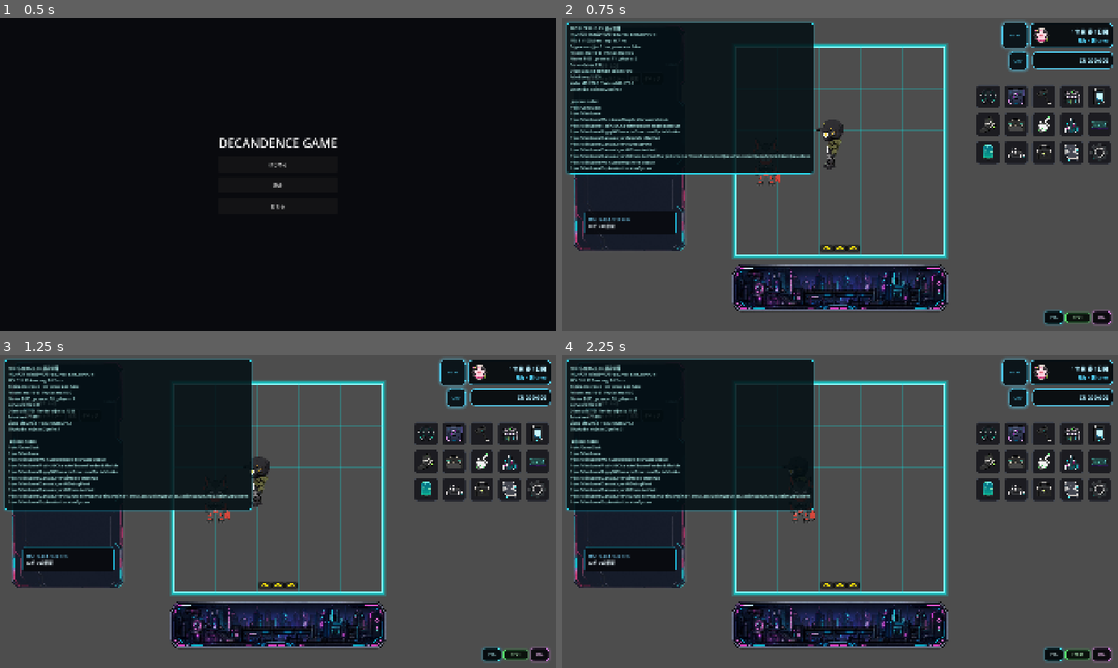
Above: before the commit, frames 1-4 (two rows, left to right).
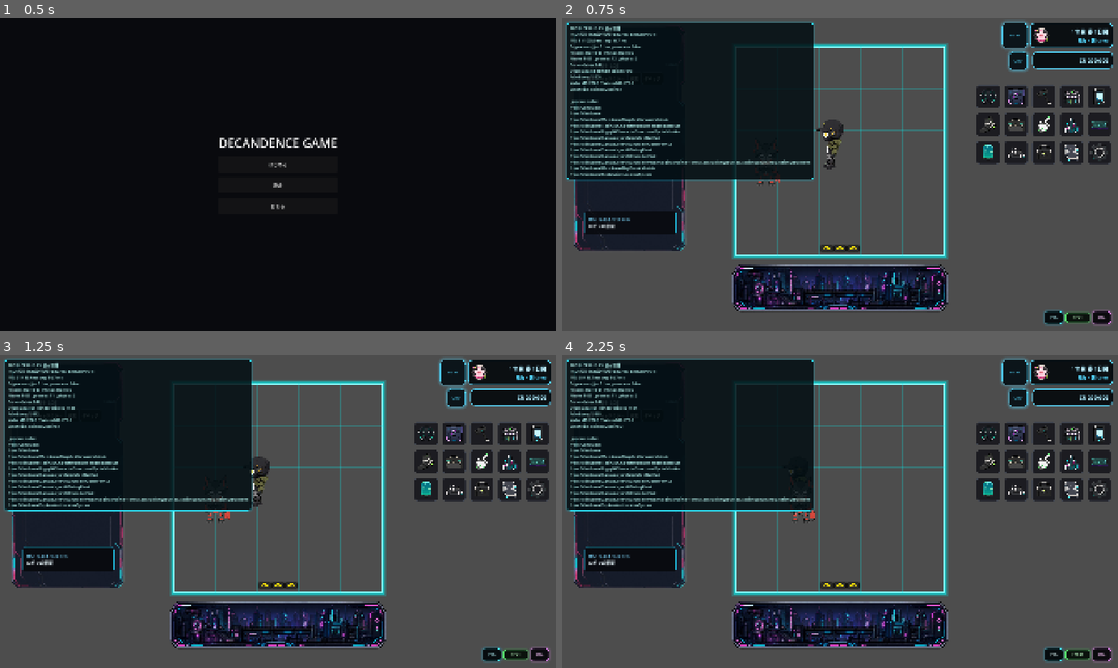
Above: after the commit, the same moments.

Repository: grimoire1089-coder/optimistic
Game: Godot game, scene res://Scenes/Boot/TitleScene.tscn
The game is run twice, just before and just after one commit, with the same random seed, the same clock (stepped at 60 frames per second) and the same inputs. Sound files missing from this copy of the repository are replaced by a short silence.
Inputs:
- Up to frame 1 (0.5 s): no input
- Up to frame 2 (0.75 s): click "はじめる" at 0.5 s
- Up to frame 3 (1.25 s): no input
- Up to frame 4 (2.25 s): click "POS" at 1.25 s; click "POS-" at 2 s

Frame 1 is identical in both runs. In frame 2, 1.8% of the frame differs, in the area x 0-46%, y 13-53%; in frame 3, 5.2%; in frame 4, 5.2%, in the area x 0-46%, y 2-50%.
Error before the commit: Parse Error: Cannot find member "join" in base "PackedStringArray". (res://Scripts/UI/Debug/AICharacterObserverHud.gd:174)

Commit message:
Fix AI observer HUD string joining for Godot 4.7

Diff:
--- a/Scripts/UI/Debug/AICharacterObserverHud.gd
+++ b/Scripts/UI/Debug/AICharacterObserverHud.gd
@@ -171,7 +171,7 @@
 	for index in range(actors.size()):
 		var actor := actors[index]
 		_append_actor_lines(lines, actor, index)
-	_body_label.text = PackedStringArray(lines).join("\n")
+	_body_label.text = _join_string_array(lines, "\n")
 
 
 func _collect_ai_actors() -> Array[Node]:
@@ -239,7 +239,7 @@
 		count += 1
 		if count >= max_need_rows_per_actor:
 			break
-	return PackedStringArray(parts).join(" | ")
+	return _join_string_array(parts, " | ")
 
 
 func _get_actor_needs_module(actor: Node) -> Node:
@@ -300,6 +300,15 @@
 	if actor == null or not actor.has_method(method_name):
 		return fallback
 	return bool(actor.call(method_name))
+
+
+func _join_string_array(parts: Array[String], separator: String) -> String:
+	if parts.is_empty():
+		return ""
+	var text := parts[0]
+	for index in range(1, parts.size()):
+		text += separator + parts[index]
+	return text
 
 
 func _on_close_pressed() -> void:
